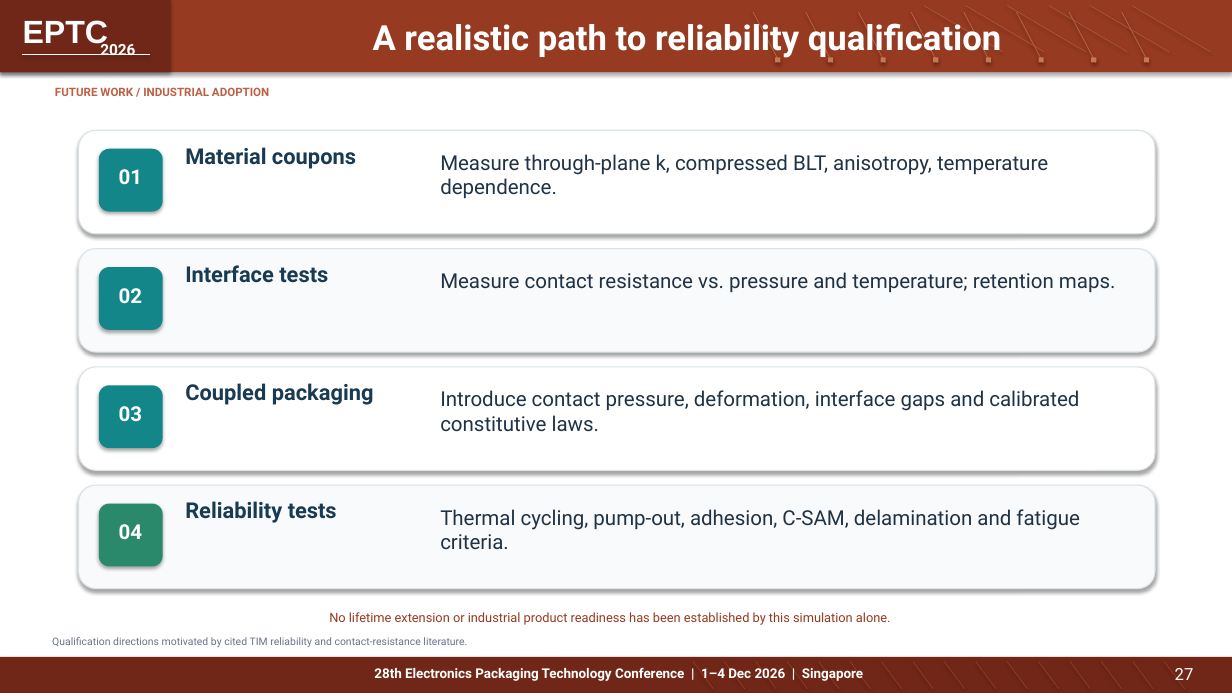
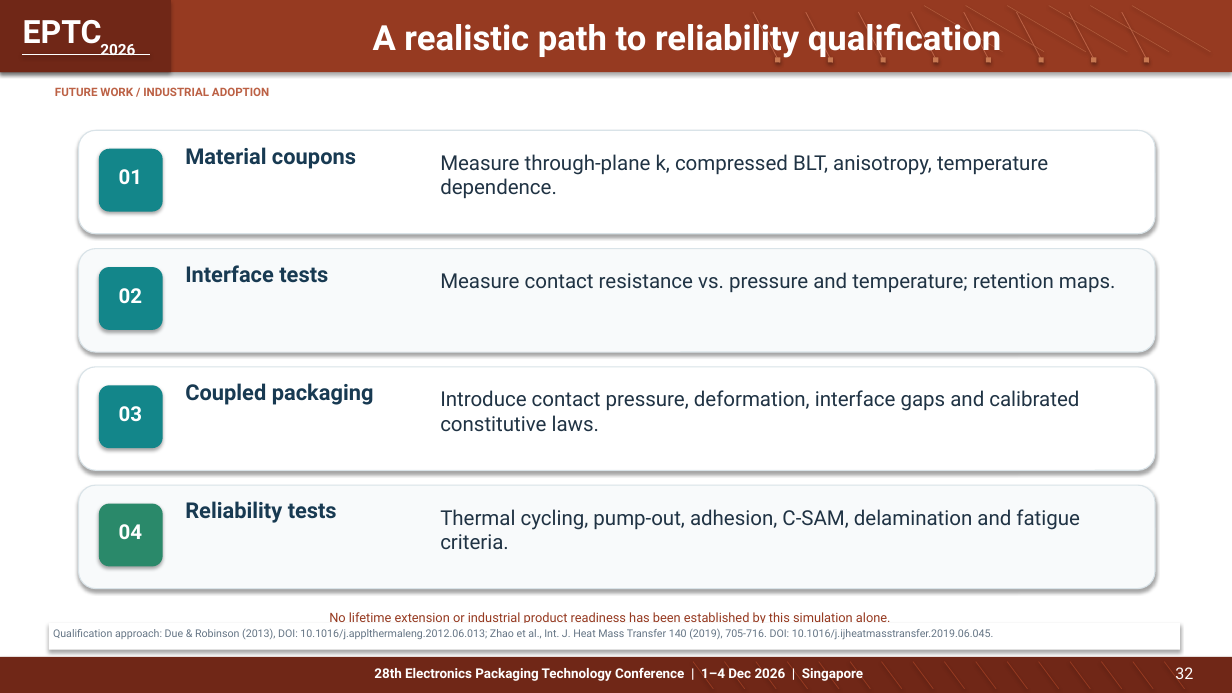
Before and after one commit to Makise-okabe/EPTC, a slide deck: slide 32 of presentations/EPTC_2026_Student_Innovation_Challenge_Presentation.pptx (slide 27 before the commit). Drawn at 1232x693 pixels with LibreOffice and Linux fonts; fonts in the diff are those of the drawing. Boxes give left, top, right and bottom in pixels: in the first picture for what was removed or moved away, otherwise in the second. Text is boxed around its words. In the diff, an @@ line names an element or a change of style, - is before the commit and + after.

```diff
--- a/presentations/EPTC_2026_Student_Innovation_Challenge_Presentation.pptx
+++ b/presentations/EPTC_2026_Student_Innovation_Challenge_Presentation.pptx
@@ text "EPTC" at (23, 20, 102, 48): font Arial to Roboto @@
@@ rectangle added at (49, 623, 1180, 650), fill #FFFFFF @@
@@ text added at (53, 629, 993, 639), 8.3 pt, text #657585 @@
+Qualification approach: Due & Robinson (2013), DOI: 10.1016/j.applthermaleng.2012.06.013; Zhao et al., Int. J. Heat Mass Transfer 140 (2019), 705-716. DOI: 10.1016/j.ijheatmasstransfer.2019.06.045.
@@ text removed at (52, 637, 467, 647) @@
-Qualification directions motivated by cited TIM reliability and contact-resistance literature.
@@ text at (1175, 667, 1193, 679): text changed; size 13 to 12.5 pt @@
-27
+32
```
Also in this commit, not shown: 29 other slides changed, 5 slides added.
